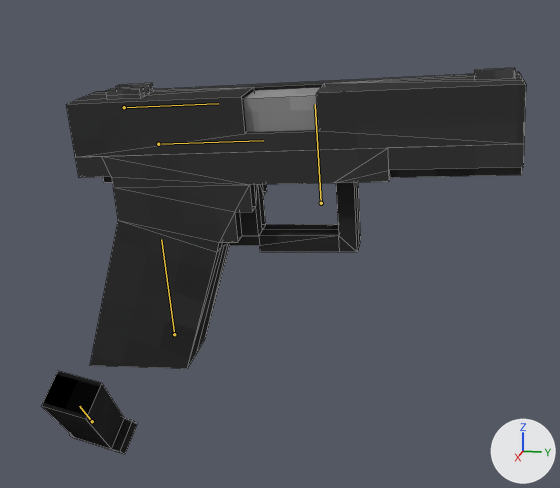
Before and after pictures for a commit that changed the Blender file models/glock21.blend.
One viewpoint serves both versions: a 50 mm camera at (5.02, 2.31, 0.2) aimed at (-1.56, 1.0, -1.44). The lights are fixed; the arrows at lower right show +X, +Y and +Z. Both versions are drawn at frame 69 of the action 'ArmatureAction'; the numbers are the values there. The bones that bend it are drawn over the model as lines. Mesh edges are drawn as thin lines.
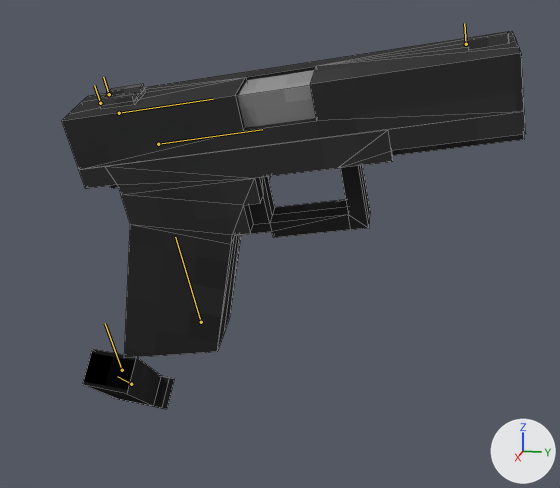
Boxes (x1, y1, x2, y2) around the edits, measured in the pictures (560 x 488 px):
'Cube.001', posed: before (42, 68, 526, 454); after (62, 31, 526, 409)
bone 'glock21', root to tip: before (158, 144) to (263, 140); after (158, 144) to (262, 129)

The edits, one by one:
Bone 'glock21' (bone_glock21) turns from (0, 7, -3) to (0, 17, -9) degrees about its own x, y and z.
